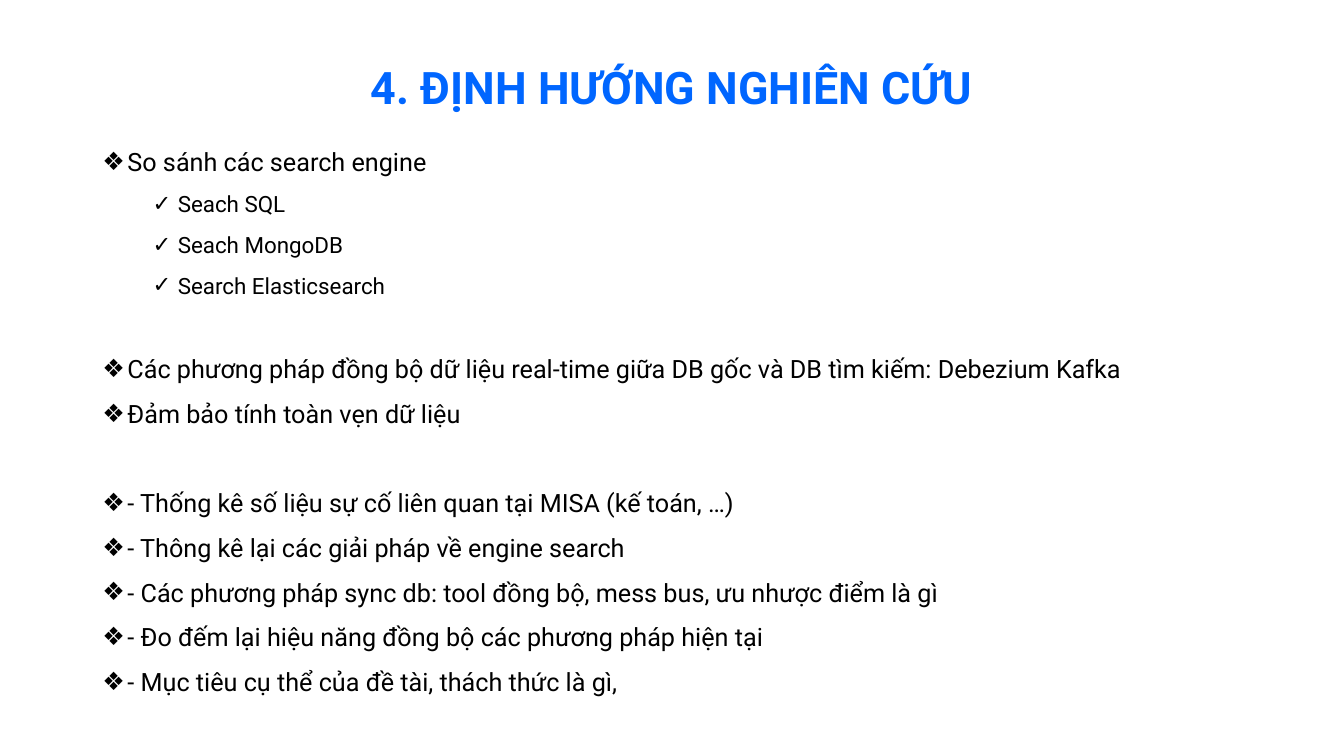
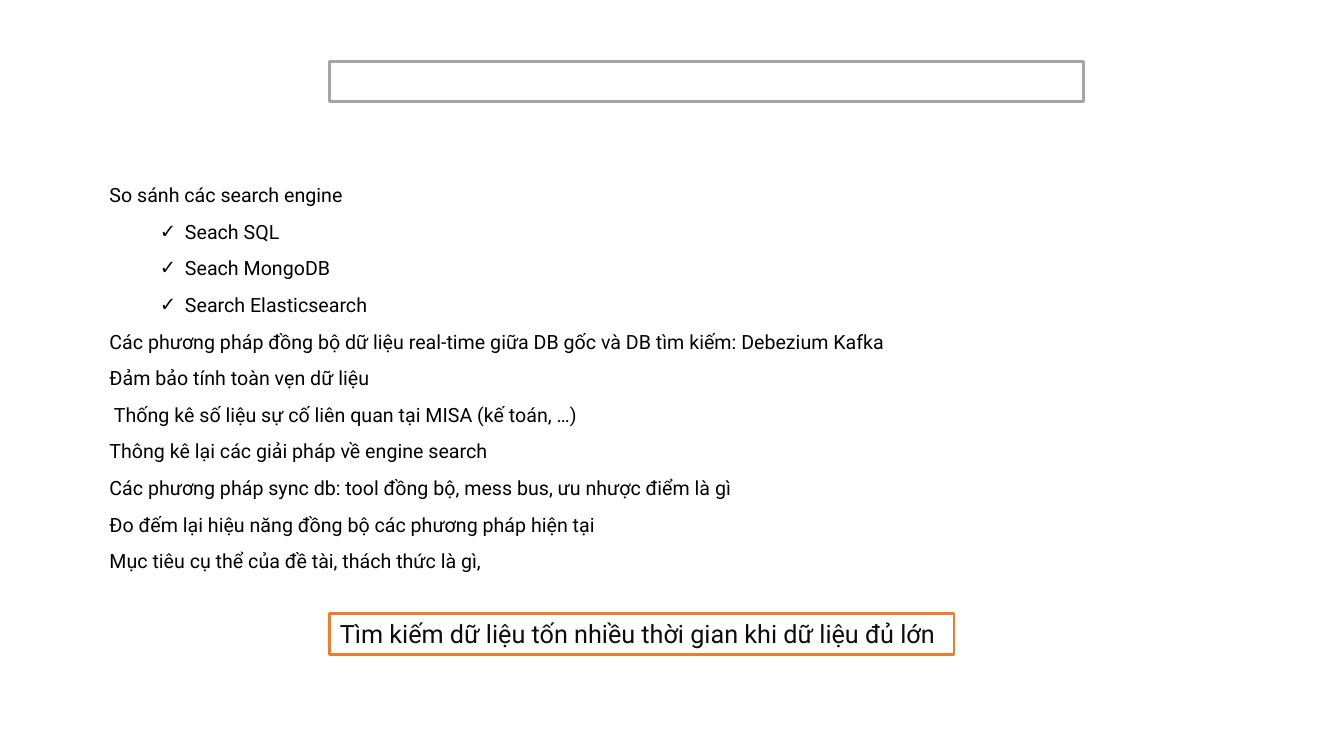
Before and after one commit to dna219/DreamChaserFromCRM, a slide deck: slide 13 of Dream-Chaser-From-CRM.pptx (slide 12 before the commit). Drawn at 1344x756 pixels with LibreOffice and Linux fonts; fonts in the diff are those of the drawing; background and template pictures are left out. Boxes give left, top, right and bottom in pixels: in the first picture for what was removed or moved away, otherwise in the second. Text is boxed around its words. In the diff, an @@ line names an element or a change of style, - is before the commit and + after.

```diff
--- a/Dream-Chaser-From-CRM.pptx
+++ b/Dream-Chaser-From-CRM.pptx
@@ rectangle added at [330,62,1084,101], fill #FFFFFF, outline #A5A5A5 2 pt @@
@@ text removed at [371,63,972,112] @@
-4. ĐỊNH HƯỚNG NGHIÊN CỨU
@@ text "So sánh các search engine": place and size @@
-text "So sánh các search engine" at [127,152,1121,697]
+text "So sánh các search engine" at [109,187,883,572]
@@ text at [109,187,883,389]: size 18 to 14 pt in "So sánh các search engine", "Các phương pháp đồng bộ dữ liệu ...", "Đảm bảo tính toàn vẹn dữ liệu"; size 16 to 14 pt in "Seach SQL", "Seach MongoDB", "Search Elasticsearch"; bullet ❖ to none @@
@@ text at [109,406,731,572]: text changed; size 18 to 14 pt @@
-❖ - Thống kê số liệu sự cố liên quan tại MISA (kế toán, …)
-❖ - Thông kê lại các giải pháp về engine search
-❖ - Các phương pháp sync db: tool đồng bộ, mess bus, ưu nhược điểm là gì
-❖ - Đo đếm lại hiệu năng đồng bộ các phương pháp hiện tại
-❖ - Mục tiêu cụ thể của đề tài, thách thức là gì,
+Thống kê số liệu sự cố liên quan tại MISA (kế toán, …)
+Thông kê lại các giải pháp về engine search
+Các phương pháp sync db: tool đồng bộ, mess bus, ưu nhược điểm là gì
+Đo đếm lại hiệu năng đồng bộ các phương pháp hiện tại
+Mục tiêu cụ thể của đề tài, thách thức là gì,
@@ rectangle added at [330,614,954,654], fill #FFFFFF, outline #ED7D31 2 pt, 18 pt, text #0D0D0D @@
+Tìm kiếm dữ liệu tốn nhiều thời gian khi dữ liệu đủ lớn
```
Also in this commit, not shown: 7 other slides changed, 7 slides added, 5 slides removed.
